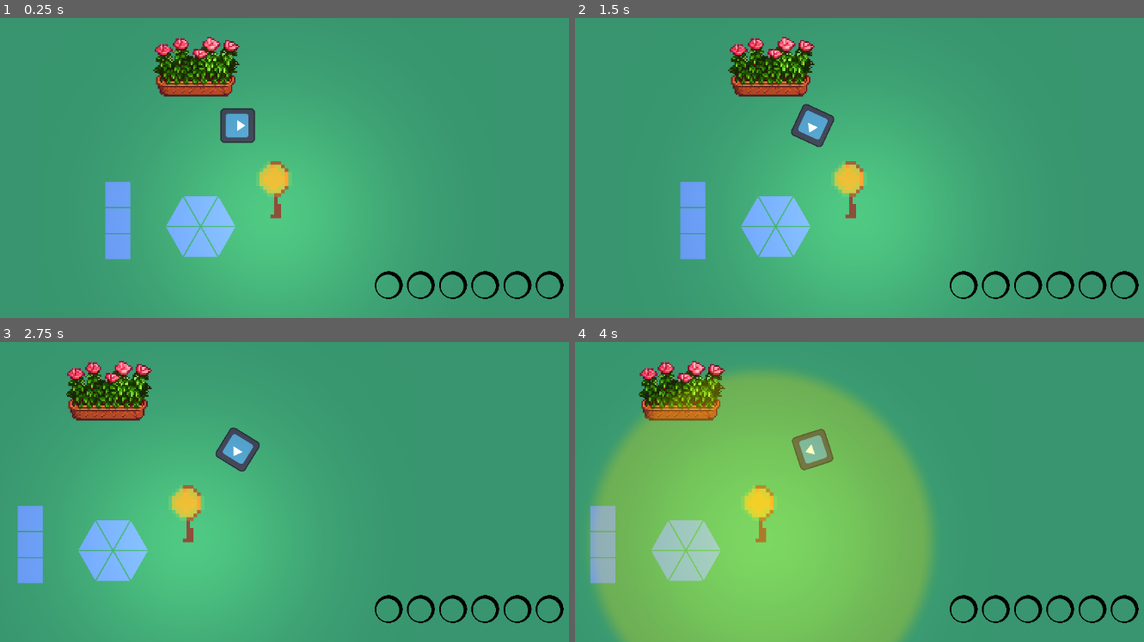
Above: before the commit, frames 1-4 (two rows, left to right).
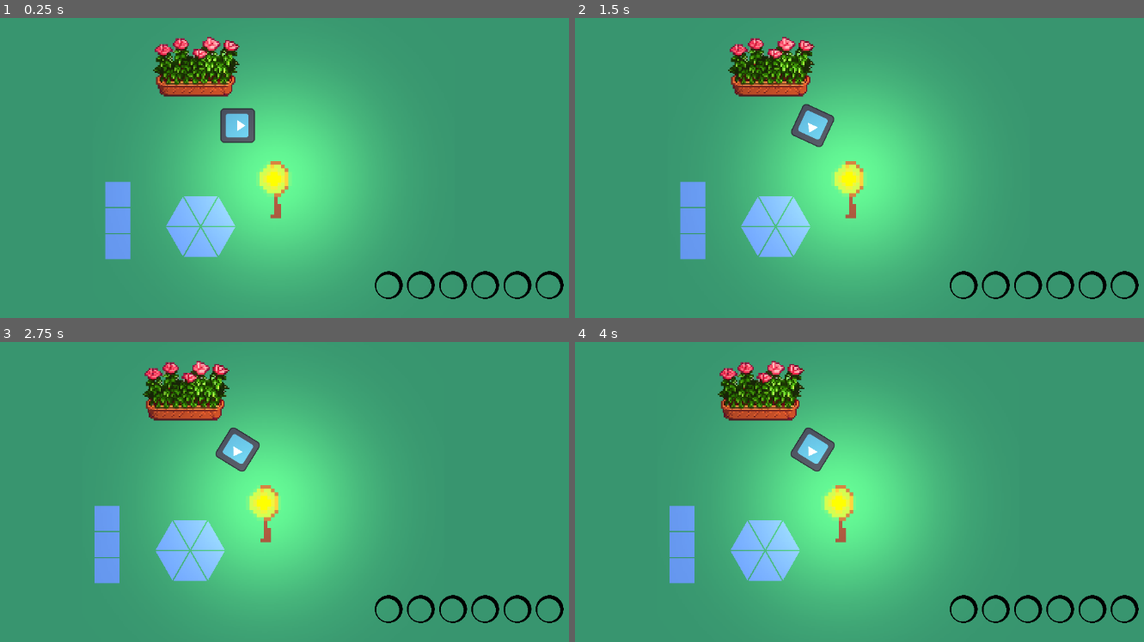
Above: after the commit, the same moments.

Repository: TheodoreVrel/DreamGarden
Game: Godot game, scene res://Scenes/GameManager/GameManager.tscn
Two runs of this game, one before a commit and one after it. Both use one fixed random seed, a clock stepped at 60 frames per second and the inputs below. The engine's default icon, where the game draws it, is replaced by a stand-in: a white triangle on a blue panel in a dark square.
Inputs (mouse positions are in pixels of both pictures, inside the frame that each line leads up to):
- Up to frame 1 (0.25 s): no input
- Up to frame 2 (1.5 s): tap Enter at 0.5 s; drag from (791, 219) to (882, 42) at 0.52 s; drag from (774, 204) to (779, 204) at 1.27 s
- Up to frame 3 (2.75 s): tap Space at 2 s; move the mouse to (182, 543) at 2.02 s; press the mouse at (182, 543) at 2.03 s; hold D (move_right) from 2.03 s (still down); tap Tab (tab, bound only after the commit) at 2.1 s
- Up to frame 4 (4 s): release D (move_right) at 2.75 s; release the mouse at (757, 543) at 2.75 s; drag from (666, 558) to (609, 393) at 2.77 s; drag from (705, 558) to (603, 519) at 3.52 s

The runs differ from the first frame. In frame 1, 9.3% of the frame differs, in the area x 35-63%, y 22-71%; in frame 2, 9.3%; in frame 3, 25%; in frame 4, 49%, in the area x 2-66%, y 6-100%.

Commit message:
sun lamp effect, still have to test and refactor slightly

Diff:
--- a/Scenes/GameManager/GameManager.gd
+++ b/Scenes/GameManager/GameManager.gd
@@ -35,7 +35,7 @@
 	shopUI.connect("bought_flower", on_seed_buy)
 	shopUI.connect("closed_shop", on_shop_close)
 	shopUI.connect("hovered_a_slot", on_slot_hovered)
-
+	#$SunLamp.connect("all_plots_in_sun_zone", on_sun_lamp_affecting_zones)
 
 	game_manager_ready.emit()
 
@@ -104,7 +104,7 @@
 			garden.plant_flower(currently_held_seed, currently_cast_object)
 			#.add_flower_to_zone()
 		if currently_cast_object.flower_in_zone and currently_cast_object.flower_in_zone.growth_stage == 3:
-			print(" currently cast : ", currently_cast_object, " | flower : ", currently_cast_object.flower_in_zone, " | age : ", currently_cast_object.flower_in_zone.growth_stage)
+			#print(" currently cast : ", currently_cast_object, " | flower : ", currently_cast_object.flower_in_zone, " | age : ", currently_cast_object.flower_in_zone.growth_stage)
 			garden.harvest_flower_zone(currently_cast_object)
 
 	elif currently_cast_object and currently_cast_object.has_method("interact_with"):
@@ -115,6 +115,11 @@
 func on_plant_planted(flower : Flower):
 	inventory.remove_flower()
 
+#func on_sun_lamp_affecting_zones(zones: Array):
+	#for plot in zones:
+		#if !plot.in_the_sun:
+			#
+	#pass
 
 func on_seed_gain(flower: Flower, amount: int):
 	inventory.add_flower(flower, amount)
--- a/Scenes/Garden/garden.tscn
+++ b/Scenes/Garden/garden.tscn
@@ -1,6 +1,6 @@
 [gd_scene load_steps=4 format=3 uid="uid://d3hqkt0vfcs0s"]
 
-[ext_resource type="PackedScene" uid="uid://dwel875srxe3s" path="res://Scenes/InteractiveObject/Planting Zone/Triangle/planting_zone_triangle.tscn" id="1_85apd"]
+[ext_resource type="PackedScene" uid="uid://dwel875srxe3s" path="res://Scenes/InteractiveObject/Triangle/planting_zone_triangle.tscn" id="1_85apd"]
 [ext_resource type="Script" path="res://Scenes/Garden/garden.gd" id="1_ixc66"]
 [ext_resource type="PackedScene" uid="uid://d0ysplh3oee43" path="res://Scenes/InteractiveObject/Planting Zone/Square/planting_zone_square.tscn" id="2_aqmp0"]
 
--- a/Scenes/InteractiveObject/InteractiveObject.gd
+++ b/Scenes/InteractiveObject/InteractiveObject.gd
@@ -1,6 +1,10 @@
 extends Node2D
 class_name InteractiveObject
 
+var movable : bool = false
+var dragging : bool = false
+
+signal drag_signal
 
 func zone_cast():
 	zone_interaction(zone_interaction_type.HOVERED)
@@ -10,6 +14,18 @@
 	zone_interaction(zone_interaction_type.EXITED)
 	#print("interaction : exited")
 
+
+#func _ready():
+	#connect("dragsignal", set_drag)
+func _process(delta):
+	#if selected and Input.is_action_pressed("left_click"):
+		#dragging = true
+	#else:
+		#dragging = false
+	#
+	if movable and dragging and Globals.current_mode == Globals.mode.ARRANGE:
+		var mousepos = get_viewport().get_mouse_position()
+		self.position = Vector2(mousepos.x, mousepos.y)
 
 func interact_with():
 	pass
--- a/Scenes/InteractiveObject/Planting Zone/area/planting_zone_area.gd
+++ /dev/null
@@ -1 +0,0 @@
-extends Area2D
--- a/Scenes/InteractiveObject/Planting Zone/planting_zone.gd
+++ b/Scenes/InteractiveObject/Planting Zone/planting_zone.gd
@@ -6,18 +6,37 @@
 @onready var growth_timer : Timer = find_child("GrowthTimer")
 @onready var area : Area2D = find_child("PlantingZone")
 
-var default_color : Color = Color.CORNFLOWER_BLUE
-var hover_color : Color = Color.BISQUE
-var click_color : Color = Color.GOLD
-
-
-@export_range(1,4) var zone_size : int
+var default_color: Color = Color.CORNFLOWER_BLUE
+var hover_color: Color = Color.BISQUE
+var click_color: Color = Color.GOLD
+
+
+#@export_range(1,4) var zone_size : int
 @export var flower_in_zone: Flower
-var zone_full : bool = false
+var zone_full: bool = false
 
 var flower_sprite_zone
 
-var growth_multipler: float = 1.5
+var normal_growth_multipler: float = 10
+var sun_growth_multiplier: float = 1.0
+var watered_multiplier: float = 1.25
+
+var total_normal_growth_time : float = 0.0
+var quarter_normal_growth_time : float = 0.0
+var growth_time_left: float
+#var adjusted_quarter_growth_time : float
+
+var should_adjust : bool = false
+var sun_adjust_amount : float = 1.0 # this is always equal to 1, sun_growth_multiplier or 1/sun_growth_multiplier
+var adjusted_for_sun : bool = false
+#var adjustment : float #equal to sun_adjust_amount * water_adjust_amount
+
+
+var sun_lamps_affecting : Array
+#var in_the_sun: bool = false
+func in_the_sun() -> bool: return !sun_lamps_affecting.is_empty()
+var water_level: int = 0
+var water_needs: int = 1
 
 signal growth_end
 signal zone_hovered
@@ -35,6 +54,19 @@
 	area.connect("mouse_entered", on_mouse_entered)
 	area.connect("mouse_exited", on_mouse_exited)
 
+func _process(delta):
+	if Input.is_action_just_pressed("ui_down"):
+		if flower_in_zone:
+			print("____ ", self, "Sun lamps affecting this zone :",area.get_parent().sun_lamps_affecting,
+			". Sun and water multiplier: ", sun_adjust_amount, " | ", sun_growth_multiplier, ", ", in_the_sun())
+			print("Time left to grow to next stage : ", growth_timer.time_left, "     ", growth_time_left)
+	if Input.is_action_just_released("ui_up") and flower_in_zone:
+		print("Timer for zone ", self, " set for ", growth_timer.wait_time, " seconds.\nTime left in this cycle: ",
+		growth_timer.time_left, ". Total growth time: ", total_normal_growth_time,".\nCurrent adjustments:\n - In the sun [",
+		in_the_sun(),"]\nWaiting for flower to adjust [", should_adjust,"]\nCurrently adjusted for sun [", adjusted_for_sun,
+		"]\nCurrent_sun_adjustment [", sun_adjust_amount, "]\n__________________")
+	#if flower_in_zone:
+			#print(sun_adjust_amount)
 
 
 func zone_interaction(interaction: zone_interaction_type):
@@ -60,7 +92,7 @@
 		flower_in_zone.generate_fused_flower(flower)
 		zone_full = true
 
-
+	growth_info_setup()
 	handle_flower_growth_timer()
 	print("-------------- Added flower with growth stage ", flower_in_zone.growth_stage)
 
@@ -88,10 +120,24 @@
 				flower_sprite.rotation -= rotation
 			flower_sprite_zone.add_child(flower_sprite)
 
+func growth_info_setup():
+	sun_growth_multiplier = flower_in_zone.info.get("sun_multiplier")
+	water_needs = flower_in_zone.info.get("water_needs")
+	total_normal_growth_time = flower_in_zone.info.get("growth_time") * normal_growth_multipler
+	quarter_normal_growth_time = total_normal_growth_time / 4
+	growth_timer.wait_time = quarter_normal_growth_time
+	print("__________________")
+	if should_adjust:
+		print("# Adjusting when planted because in sun | ", growth_timer.wait_time)
+		adjust_timer(false)
+		print("# Adjusted when planted because in sun | ", growth_timer.wait_time)
+	else:
+		print("# Not adjusting when planted because out of sun | ", growth_timer.wait_time)
+
 func handle_flower_growth_timer():
 	if !growth_timer.is_stopped():
 		growth_timer.stop()
-	growth_timer.wait_time = flower_in_zone.info.get("growth_time")/4.0 * growth_multipler
+
 	growth_timer.one_shot = true
 	flower_growth()
 
@@ -99,7 +145,7 @@
 	for flower_sprite in flower_sprite_zone.get_children():
 		update_flower_visuals(flower_sprite, flower_in_zone.growth_stage)
 	if flower_in_zone.growth_stage < 3:
-		growth_timer.start()
+		growth_timer.start(get_adjusted_time_left())
 		#print("timer started")
 	else:
 		print("growth end, ", self)
@@ -124,3 +170,115 @@
 	zone_hovered.emit(self)
 func on_mouse_exited():
 	zone_hovered.emit(null)
+
+
+
+#func timer_adjust_for_rate(rate : float, remove_adjustment : bool = false):
+	##call once when entering the state
+	##if !growth_timer.is_stopped() and growth_timer.time_left >= 0:
+		##var adjusted_rate : float
+		##if remove_adjustment: adjusted_rate = 1/rate
+		##else: adjusted_rate = rate
+		##
+		##growth_time_left = growth_timer.time_left
+		##adjustment = rate
+		##flower_growth()
+		##print("timer ajusted while flower is growing : ", growth_timer.time_left)
+	##else:
+		#growth_time_left = growth_timer.time_left
+		##adjust_sun = true
+		#
+		#if remove_adjustment:
+			#sun_adjustment = 1/sun_growth_multiplier
+		#else:
+			#sun_adjustment = sun_growth_multiplier
+			#
+			#
+		#if flower_in_zone:
+			#flower_growth()
+		##growth_timer.wait_time *= rate
+		#
+#
+#func timer_adjust_for_sun(entered_sunlight : bool = true):
+	##call once when entering or leaving the sun
+	#timer_adjust_for_rate(sun_growth_multiplier, !entered_sunlight)
+	#pass
+
+func entered_the_sun():
+	if !flower_in_zone:
+		should_adjust = true
+		print("& Should adjust for sun later")
+		return
+	if in_the_sun():
+		adjust_timer(!growth_timer.is_stopped())
+		print("& timer ajusted as zone entered : ", sun_adjust_amount)
+	print("& ", self)
+func left_the_sun():
+	if !flower_in_zone:
+		should_adjust = false
+		reset_ajustments()
+		print("& Shouldn't adjust for sun later")
+		return
+	if !in_the_sun():
+		adjust_timer(!growth_timer.is_stopped())
+		#adjust_sun = false
+		print("& timer ajusted as zone left : ", sun_adjust_amount)
+	print("& ", self)
+
+func adjust_timer(while_counting: bool):
+	if while_counting:
+		growth_timer.start(get_adjusted_time_left())
+	else:
+		growth_timer.wait_time = get_adjusted_time_left()
+	print("* Adjusted for sun. While counting down? ", while_counting)
+	print("* ", self)
+
+func reset_ajustments():
+	should_adjust = false
+	sun_adjust_amount = 1.0
+	adjusted_for_sun = false
+	#adjustment = 1.0
+
+func get_adjusted_time_left() -> float:
+	calculate_time_left(in_the_sun())
+	return growth_time_left
+
+#func get_sun_multiplier(reverted: bool = false):
+	#if !reverted:
+		#return sun_growth_multiplier
+	#else: return 1/sun_growth_multiplier
+func calculate_time_left(in_sun):
+	if growth_timer.is_stopped():
+		growth_time_left = growth_timer.wait_time
+	else:
+		growth_time_left = growth_timer.time_left
+	adjust_sun_multiplier(in_sun)
+	print("@ Calculating time left: ", growth_time_left)
+	growth_time_left /= sun_adjust_amount
+	print("@ Calculating time left: ", growth_time_left)
+	print("@ ", self)
+
+
+func adjust_sun_multiplier(adjust_to_sunny : bool):
+	adjust_multiplier(sun_adjust_amount, adjusted_for_sun, adjust_to_sunny, sun_growth_multiplier)
+	print("§ Adjusting sun multiplier: ", sun_adjust_amount, " | ", sun_growth_multiplier)
+	print("§ ", adjusted_for_sun, adjust_to_sunny)
+	print("§ ", self)
+
+func adjust_multiplier(multiplier: float, multiplier_adjusted: bool, adjust_for_thing: bool, adjustment_baseline: float):
+	print("¤ Multiplier ", multiplier, " is adjusted: ", multiplier_adjusted, " and must be adjusted: ", adjust_for_thing, " so using ", adjustment_baseline, " to adjust.")
+	if multiplier_adjusted == adjust_for_thing:
+		multiplier = 1.0
+		pass
+	elif multiplier_adjusted == false and adjust_for_thing == true:
+		multiplier = adjustment_baseline
+
+		pass
+	elif multiplier_adjusted == true and adjust_for_thing == false:
+		multiplier = 1/adjustment_baseline
+		pass
+	multiplier_adjusted = adjust_for_thing
+	print("¤ Multiplier is now ", multiplier, "; adjusted : ", multiplier_adjusted)
+	sun_adjust_amount = multiplier
+	adjusted_for_sun = multiplier_adjusted
+	pass
--- a/Scenes/InteractiveObject/Shop/shop_manager.gd
+++ b/Scenes/InteractiveObject/Shop/shop_manager.gd
@@ -1,7 +1,7 @@
 extends InteractiveObject
 
 # hyacinth, lavender, rose, sage, sunflower, tansy [7, 9, 21, 23, 25, 26]
-var starting_seed_stock : Array = [1, 6, 3, 19]
+var starting_seed_stock : Array = [1, 6, 3, 21]
 
 var seed_stock : Array = []
 
--- a/Scenes/InteractiveObject/Trinkets/PortableSun/sun_lamp.gd
+++ b/Scenes/InteractiveObject/Trinkets/PortableSun/sun_lamp.gd
@@ -1,10 +1,30 @@
-extends Node2D
+extends InteractiveObject
 
 
 var animation_running : bool = false
+var holding_key : bool = false
+var mouse_in_zone : bool = false
+
+#var hovered : bool = false
+var plots_affected : Array
+signal all_plots_in_sun_zone
 
 func _ready():
-	animate_slight_nudge()
+	movable = true
+	#animate_slight_nudge()
+
+
+func _process(delta):
+	if movable and dragging and Globals.current_mode == Globals.mode.ARRANGE:
+		#var mousepos = get_global_mouse_position()
+		self.position = get_global_mouse_position()
+
+	if Input.is_action_pressed("shift") and mouse_in_zone:
+		#holding_key = true
+		change_aoe_visibility(true)
+	elif Input.is_action_just_released("shift"):
+		#holding_key = false
+		change_aoe_visibility(false)
 
 func animate_slight_nudge():
 	if !animation_running:
@@ -18,9 +38,74 @@
 
 	animation_running = false
 
-func change_aoe_visibility():
-	$AoESprite2D.visible = !$AoESprite2D.visible
+func change_aoe_visibility(vis : bool = !visible, do : bool = true):
+	if do:
+		$AoESprite2D.visible = vis
+		if vis:
+			for plot in plots_affected:
+				plot.zone_interaction(1)
+		else:
+			for plot in plots_affected:
+				plot.zone_interaction(2)
 
 func interact_with():
 	animate_slight_nudge()
-	change_aoe_visibility()
+	#change_aoe_visibility()
+
+
+func _on_interaction_area_2d_mouse_entered():
+	#change_aoe_visibility(true, holding_key)
+	mouse_in_zone = true
+
+
+func _on_interaction_area_2d_mouse_exited():
+	#change_aoe_visibility(false)
+	mouse_in_zone = false
+
+func _on_interaction_area_2d_input_event(viewport, event, shape_idx):
+	if event is InputEventMouseButton:
+		#print(movable,dragging)
+		if event.button_index == MOUSE_BUTTON_LEFT and event.pressed:
+			dragging = true
+			#print("---", movable,dragging)
+		elif event.button_index == MOUSE_BUTTON_LEFT and !event.pressed:
+			dragging = false
+			#print("-o--", movable,dragging)
+
+	#if event is InputEventKey:
+		#print("input key ", event)
+		#if event.keycode == KEY_SHIFT and event.pressed:
+			#change_aoe_visibility(true)
+		#elif event.keycode == KEY_SHIFT and !event.pressed:
+			#change_aoe_visibility(false)
+
+	#elif event is InputEventScreenTouch:
+		#if event.pressed and event.get_index() == 0:
+			#self.position = event.get_position()
+
+func _on_effect_area_2d_area_entered(area):
+	#var areas : Array
+	#print("in the sun: ", area)
+	#if area.get_parent() is PlantingZone and area.get_parent() not in plots_affected:
+		#areas.append(area.get_parent())
+	plots_affected.append(area.get_parent())
+	#all_plots_in_sun_zone.emit(plots_affected)
+	for plot in plots_affected:
+		if !plot.sun_lamps_affecting.has(self):
+			plot.sun_lamps_affecting.append(self)
+	area.get_parent().entered_the_sun()
+
+
+func _on_effect_area_2d_area_exited(area):
+	if area.get_parent() is PlantingZone and area.get_parent().sun_lamps_affecting.has(self):
+		plots_affected.erase(area.get_parent())
+		#area.get_parent().zone_interaction(2)
+		area.get_parent().sun_lamps_affecting.erase(self)
+		#print("in the sun is ", area.get_parent().in_the_sun(), " because ", area.get_parent().sun_lamps_affecting)
+		if area.get_parent().sun_lamps_affecting.is_empty():
+			area.get_parent().left_the_sun()
+
+		#print("____ ", area.get_parent(), " has left the sun lamp area ", self,
+		#". Sun lamps affecting it still :",area.get_parent().sun_lamps_affecting)
+		#if area.get_parent().flower_in_zone:
+			#print("Time left to grow to full : ", area.get_parent().growth_timer.time_left)
--- a/Scenes/InteractiveObject/Trinkets/PortableSun/sun_lamp.tscn
+++ b/Scenes/InteractiveObject/Trinkets/PortableSun/sun_lamp.tscn
@@ -7,34 +7,6 @@
 
 [sub_resource type="RectangleShape2D" id="RectangleShape2D_y2iov"]
 size = Vector2(2.66667, 1.66667)
-
-[sub_resource type="Animation" id="Animation_wa5o3"]
-resource_name = "jiggle"
-length = 2.0
-tracks/0/type = "value"
-tracks/0/imported = false
-tracks/0/enabled = true
-tracks/0/path = NodePath("Sprite2D:frame")
-tracks/0/interp = 1
-tracks/0/loop_wrap = true
-tracks/0/keys = {
-"times": PackedFloat32Array(0, 0.5, 1, 1.5, 1.9999),
-"transitions": PackedFloat32Array(1, 1, 1, 1, 1),
-"update": 1,
-"values": [0, 1, 2, 3, 2]
-}
-tracks/1/type = "value"
-tracks/1/imported = false
-tracks/1/enabled = true
-tracks/1/path = NodePath("PointLight2D:position")
-tracks/1/interp = 1
-tracks/1/loop_wrap = true
-tracks/1/keys = {
-"times": PackedFloat32Array(0.5, 1, 1.5, 2),
-"transitions": PackedFloat32Array(1, 1, 1, 1),
-"update": 0,
-"values": [Vector2(-2, 0), Vector2(-0.5, 0), Vector2(0.5, 0), Vector2(-0.5, 0)]
-}
 
 [sub_resource type="Animation" id="Animation_4ln0e"]
 length = 0.001
@@ -63,6 +35,34 @@
 "values": [Vector2(-0.6, -10.8)]
 }
 
+[sub_resource type="Animation" id="Animation_wa5o3"]
+resource_name = "jiggle"
+length = 2.0
+tracks/0/type = "value"
+tracks/0/imported = false
+tracks/0/enabled = true
+tracks/0/path = NodePath("Sprite2D:frame")
+tracks/0/interp = 1
+tracks/0/loop_wrap = true
+tracks/0/keys = {
+"times": PackedFloat32Array(0, 0.5, 1, 1.5, 1.9999),
+"transitions": PackedFloat32Array(1, 1, 1, 1, 1),
+"update": 1,
+"values": [0, 1, 2, 3, 2]
+}
+tracks/1/type = "value"
+tracks/1/imported = false
+tracks/1/enabled = true
+tracks/1/path = NodePath("PointLight2D:position")
+tracks/1/interp = 1
+tracks/1/loop_wrap = true
+tracks/1/keys = {
+"times": PackedFloat32Array(0.5, 1, 1.5, 2),
+"transitions": PackedFloat32Array(1, 1, 1, 1),
+"update": 0,
+"values": [Vector2(-2, 0), Vector2(0, 0), Vector2(1.5, 0), Vector2(0, 0)]
+}
+
 [sub_resource type="AnimationLibrary" id="AnimationLibrary_igj13"]
 _data = {
 "RESET": SubResource("Animation_4ln0e"),
@@ -72,21 +72,27 @@
 [sub_resource type="CanvasItemMaterial" id="CanvasItemMaterial_p37c4"]
 
 [sub_resource type="CircleShape2D" id="CircleShape2D_0b2e4"]
-radius = 47.667
+radius = 35.0063
 
 [sub_resource type="CircleShape2D" id="CircleShape2D_w8g4b"]
 radius = 8.67307
 
-[node name="SunLamp" type="Node2D"]
+[node name="SunLamp" type="StaticBody2D"]
 y_sort_enabled = true
 scale = Vector2(6, 6)
+collision_layer = 10
+collision_mask = 0
+input_pickable = true
 script = ExtResource("1_2uxct")
+
+[node name="CollisionShape2D" type="CollisionShape2D" parent="."]
+position = Vector2(0, -0.833334)
+shape = SubResource("RectangleShape2D_y2iov")
 
 [node name="Sprite2D" type="Sprite2D" parent="."]
 y_sort_enabled = true
 texture_filter = 1
 position = Vector2(-1, -8)
-scale = Vector2(1, 1)
 texture = ExtResource("2_slkb6")
 hframes = 4
 region_enabled = true
@@ -94,18 +100,12 @@
 
 [node name="PointLight2D" type="PointLight2D" parent="."]
 position = Vector2(-0.6, -10.8)
-scale = Vector2(1, 1)
+scale = Vector2(0.786822, 0.786822)
 color = Color(1, 0.815686, 0.498039, 1)
+energy = 2.0
+shadow_color = Color(0, 0, 0, 0.713726)
 texture = ExtResource("3_1ugnr")
 texture_scale = 0.5
-
-[node name="StaticBody2D" type="StaticBody2D" parent="."]
-collision_layer = 8
-
-[node name="CollisionShape2D" type="CollisionShape2D" parent="StaticBody2D"]
-position = Vector2(0, -0.833334)
-scale = Vector2(1, 1)
-shape = SubResource("RectangleShape2D_y2iov")
 
 [node name="AnimationPlayer" type="AnimationPlayer" parent="."]
 libraries = {
@@ -116,10 +116,14 @@
 visible = false
 modulate = Color(1, 1, 1, 0.254902)
 material = SubResource("CanvasItemMaterial_p37c4")
-scale = Vector2(0.445, 0.445)
+position = Vector2(0.166661, 0.167396)
+scale = Vector2(0.342144, 0.342144)
 texture = ExtResource("4_oway5")
 
 [node name="EffectArea2D" type="Area2D" parent="."]
+visible = false
+collision_layer = 0
+collision_mask = 4
 
 [node name="CollisionShape2D" type="CollisionShape2D" parent="EffectArea2D"]
 shape = SubResource("CircleShape2D_0b2e4")
@@ -130,3 +134,9 @@
 [node name="CollisionShape2D" type="CollisionShape2D" parent="InteractionArea2D"]
 position = Vector2(-0.333333, -7.66667)
 shape = SubResource("CircleShape2D_w8g4b")
+
+[connection signal="area_entered" from="EffectArea2D" to="." method="_on_effect_area_2d_area_entered"]
+[connection signal="area_exited" from="EffectArea2D" to="." method="_on_effect_area_2d_area_exited"]
+[connection signal="input_event" from="InteractionArea2D" to="." method="_on_interaction_area_2d_input_event"]
+[connection signal="mouse_entered" from="InteractionArea2D" to="." method="_on_interaction_area_2d_mouse_entered"]
+[connection signal="mouse_exited" from="InteractionArea2D" to="." method="_on_interaction_area_2d_mouse_exited"]
--- a/Scenes/Inventory/InventorySlot.gd
+++ b/Scenes/Inventory/InventorySlot.gd
@@ -53,7 +53,7 @@
 	slotted_flower.growth_stage = -1
 	seed_amount += amount
 	update_flower_texture_rect()
-	print("added flower to slot : ", flower, " | ", self)
+	#print("added flower to slot : ", flower, " | ", self)
 
 func remove_flower(all: bool = false):
 	#print("removing from ", container.get_child(selectedSlot).seed_amount)
--- a/Scenes/Player/Player.gd
+++ b/Scenes/Player/Player.gd
@@ -20,13 +20,14 @@
 	pass
 
 func _physics_process(delta):
-	if can_move:
+	if can_move and Globals.current_mode == Globals.mode.NORMAL:
 		move_player(delta)
 
 
 func _process(delta):
-	if Input.is_action_just_released("left_click") and can_interact:
-		interact()
+	if Globals.current_mode == Globals.mode.NORMAL:
+		if Input.is_action_just_released("left_click") and can_interact:
+			interact()
 	if Input.is_action_just_released("ui_down"):
 		print("bbb")
 
@@ -94,7 +95,7 @@
 
 func _on_ray_cast_2d_entered(new_collider):
 	cast_hit_object.emit(new_collider)
-	print(new_collider)
+	#print(new_collider)
 
 func _on_ray_cast_2d_exited(old_collider):
 	cast_exit_object.emit(old_collider)
--- /dev/null
+++ b/Scenes/globals.gd
@@ -0,0 +1,16 @@
+extends Node
+
+enum mode{NORMAL, ARRANGE}
+@export var current_mode : mode = mode.NORMAL
+
+enum scene_state{GAME, PAUSE, OPENING}
+var current_scene_state : scene_state = scene_state.GAME
+
+
+func _process(delta):
+	if Input.is_action_just_pressed("tab") and current_mode == mode.NORMAL:
+		current_mode = mode.ARRANGE
+		print(current_mode)
+	elif Input.is_action_just_pressed("tab") and current_mode == mode.ARRANGE:
+		current_mode = mode.NORMAL
+		print(current_mode)
--- a/project.godot
+++ b/project.godot
@@ -19,6 +19,7 @@
 
 GlobalFlowersData="*res://Scenes/GameManager/global_flowers_data.gd"
 Debug="*res://Scenes/Debug/debug.tscn"
+Globals="*res://Scenes/globals.gd"
 
 [display]
 
@@ -76,6 +77,16 @@
 "events": [Object(InputEventKey,"resource_local_to_scene":false,"resource_name":"","device":-1,"window_id":0,"alt_press …(188 unchanged characters)…
 ]
 }
+shift={
+"deadzone": 0.5,
+"events": [Object(InputEventKey,"resource_local_to_scene":false,"resource_name":"","device":-1,"window_id":0,"alt_pressed":false,"shift_pressed":false,"ctrl_pressed":false,"meta_pressed":false,"pressed":false,"keycode":0,"physical_keycode":4194325,"key_label":0,"unicode":0,"location":0,"echo":false,"script":null)
+]
+}
+tab={
+"deadzone": 0.5,
+"events": [Object(InputEventKey,"resource_local_to_scene":false,"resource_name":"","device":-1,"window_id":0,"alt_pressed":false,"shift_pressed":false,"ctrl_pressed":false,"meta_pressed":false,"pressed":false,"keycode":0,"physical_keycode":4194306,"key_label":0,"unicode":0,"location":0,"echo":false,"script":null)
+]
+}
 
 [layer_names]
 
Binary file added: Assets/Dream_Catcher.png
Not shown, added: Assets/Dream_Catcher.png.import
Binary file changed: Assets/Prototypes/sun_lamp.png
Renamed: Scenes/InteractiveObject/Planting Zone/Triangle/planting_zone_triangle.tscn -> Scenes/InteractiveObject/Triangle/planting_zone_triangle.tscn
